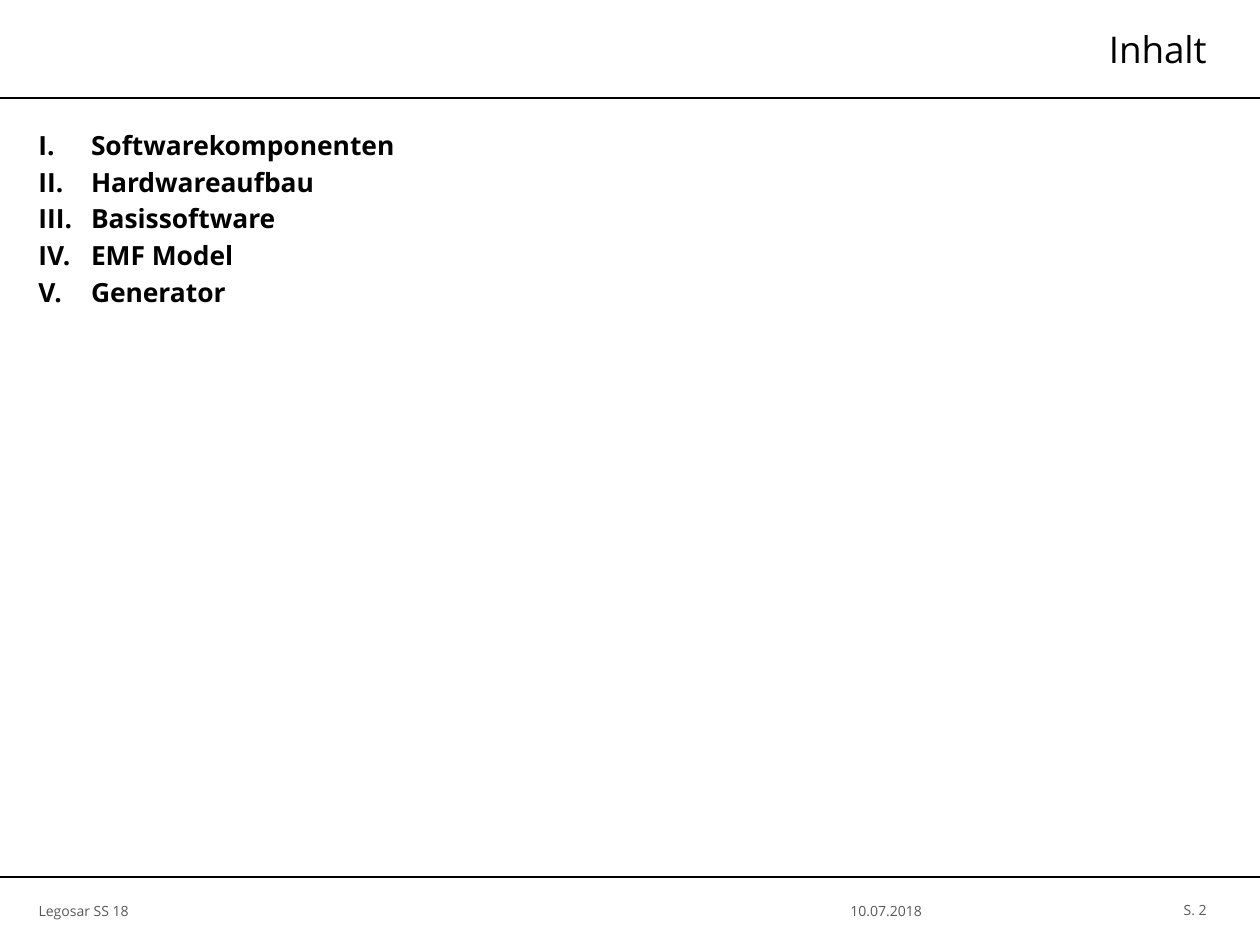
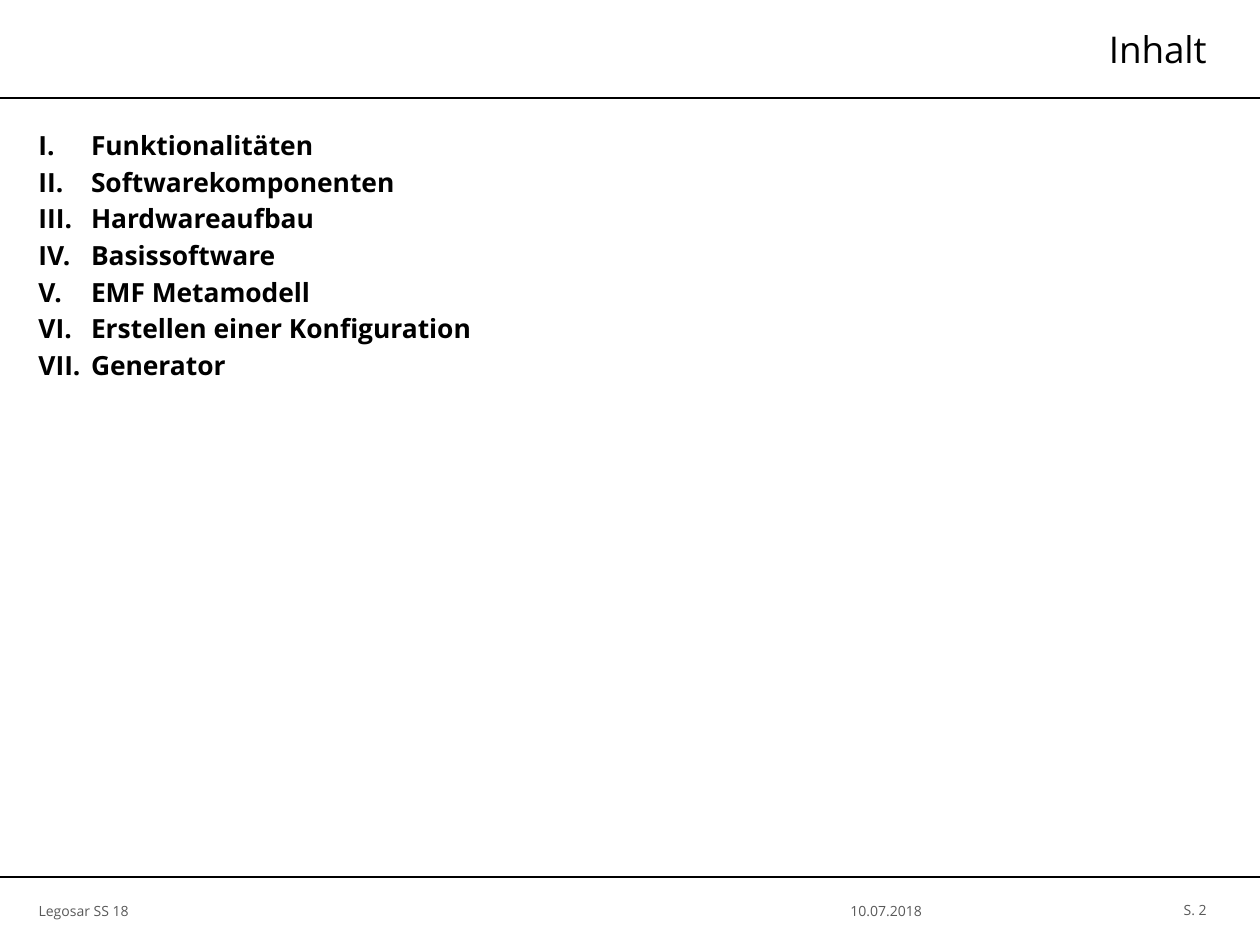
Before and after one commit to SimH1993/OTHR_AUTOSARSS18, a slide deck: slide 2 of Präsentation/Legosar_Master.pptx. Drawn at 1260x945 pixels with LibreOffice and Linux fonts; fonts in the diff are those of the drawing; background and template pictures are left out. Boxes give left, top, right and bottom in pixels: in the first picture for what was removed or moved away, otherwise in the second. Text is boxed around its words. In the diff, an @@ line names an element or a change of style, - is before the commit and + after.

```diff
--- a/Präsentation/Legosar_Master.pptx
+++ b/Präsentation/Legosar_Master.pptx
@@ text at [91, 135, 313, 156]: paragraph added @@
+I. Funktionalitäten
@@ text at [91, 282, 471, 345]: text changed @@
-IV. EMF Model
+V. EMF Metamodell
+VI. Erstellen einer Konfiguration
```
Also in this commit, not shown: 27 other slides changed, 7 slides added.
